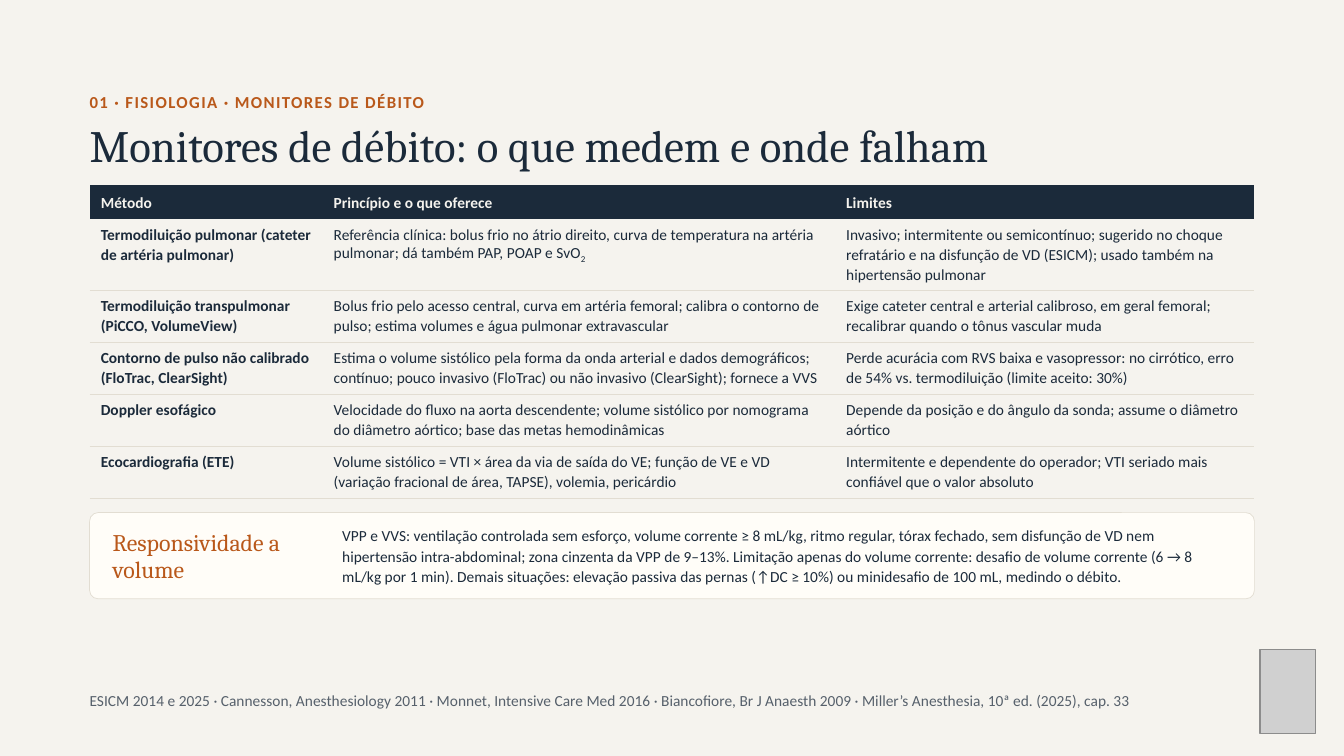
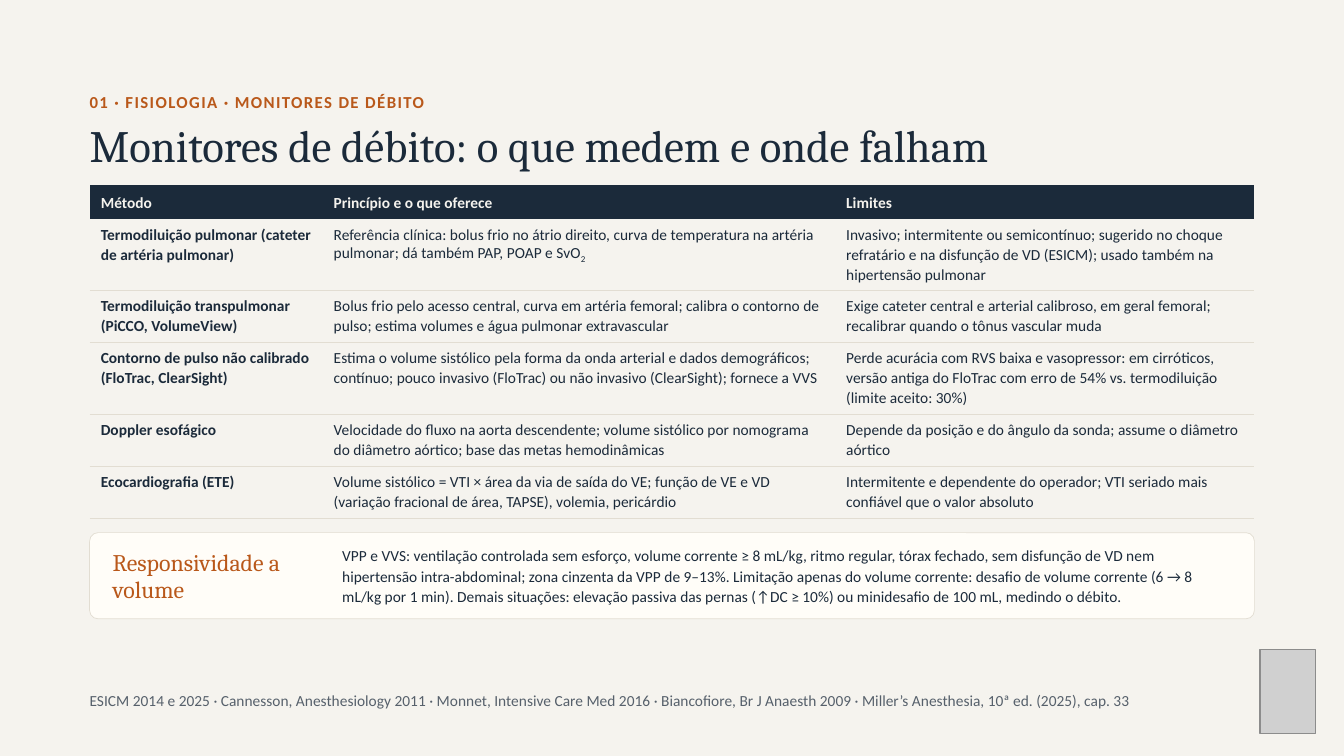
Before and after one commit to brunomoraesdubois-bit/Bruno, a slide deck: slide 5 of apresentacao/Aminas_Vasoativas.pptx. Drawn at 1344x756 pixels with LibreOffice and Linux fonts; fonts in the diff are those of the drawing; grey boxes stand for pictures. Boxes give left, top, right and bottom in pixels: in the first picture for what was removed or moved away, otherwise in the second. Text is boxed around its words. In the diff, an @@ line names an element or a change of style, - is before the commit and + after.

```diff
--- a/apresentacao/Aminas_Vasoativas.pptx
+++ b/apresentacao/Aminas_Vasoativas.pptx
@@ table at box(90, 185, 1254, 514) @@
-row 4, column 3: Perde acurácia com RVS baixa e vasopressor: no cirrótico, erro de 54% vs. termodiluição (limite aceito: 30%)
+row 4, column 3: Perde acurácia com RVS baixa e vasopressor: em cirróticos, versão antiga do FloTrac com erro de 54% vs. termodiluição (limite aceito: 30%)
@@ 2 texts, 1 rounded rectangle: place and size @@
-2 texts, 1 rounded rectangle at box(90, 513, 1255, 599)
+2 texts, 1 rounded rectangle at box(90, 532, 1255, 618)
```
Also in this commit, not shown: 7 other files.
